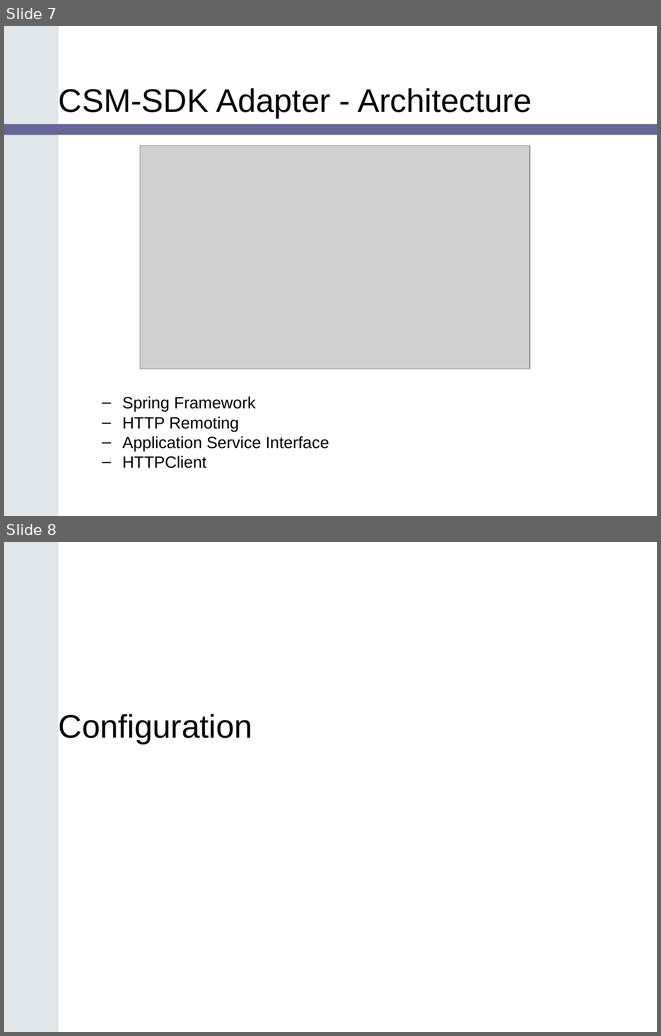
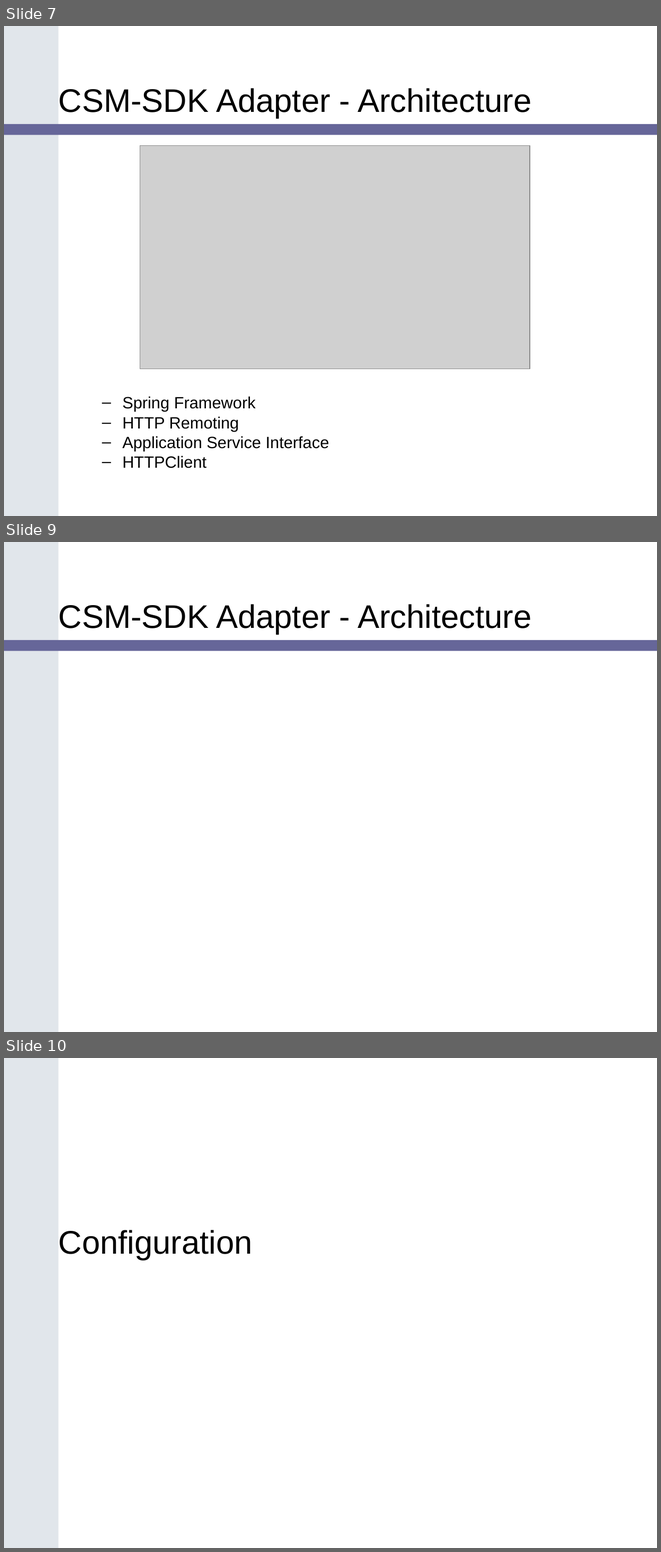
Before and after one commit to CBIIT/common-security-module-docs, a slide deck: Presentations/SDK_Bootcamp_CSM_v1.ppt. Shown one above the other, each under a label of ours: slides 7 and 8 before the commit, slides 7, 9 and 10 after it; the slides between them are not shown. The pictures are 661x1036 and 661x1552 pixels, drawn with LibreOffice and Linux fonts; fonts in the diff are those of the drawing; grey boxes stand for pictures; background and template pictures are left out. Boxes give left, top, right and bottom in pixels: in the first picture for what was removed or moved away, otherwise in the second. Text is boxed around its words. In the diff, an @@ line names an element or a change of style, - is before the commit and + after.

```diff
--- a/Presentations/SDK_Bootcamp_CSM_v1.ppt
+++ b/Presentations/SDK_Bootcamp_CSM_v1.ppt
@@ slide 9 added at [4,542,657,1032], background picture (left out); not listed: 2 template elements that a slide beside it also shows @@
@@ title added at [59,604,531,634], 36 pt, text #000000 @@
+CSM-SDK Adapter - Architecture
@@ rectangle added at [277,753,294,753], fill #FFFFFF @@
@@ what was slide 8 is now slide 10 @@
```
Also in this commit, not shown: 1 other slide added.
